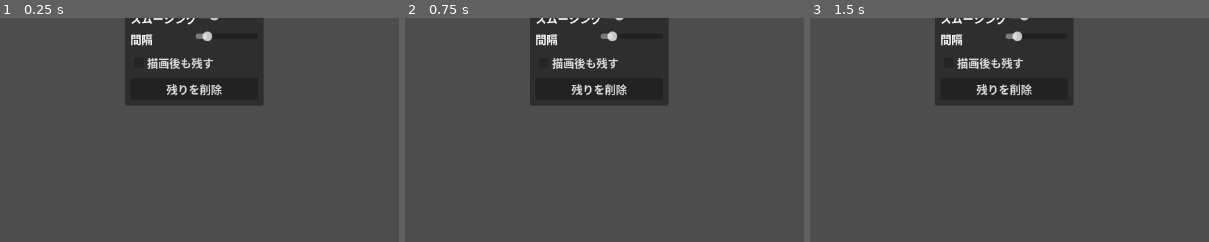
Above: before the commit, frames 1-3 (left to right).
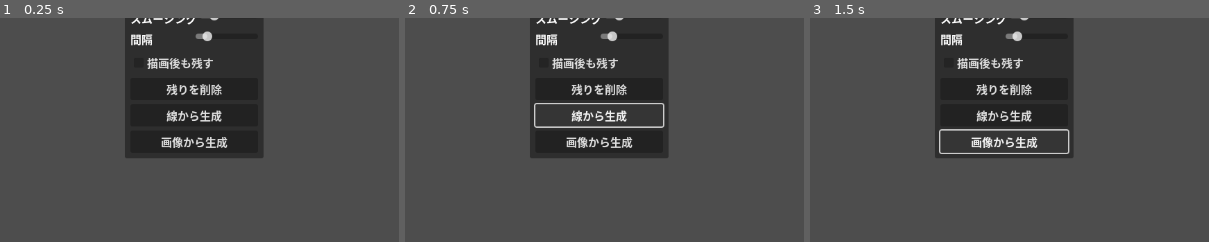
Above: after the commit, the same moments.

Repository: UnchiBurio/peintosoftGodot
Game: Godot game, scene res://Main.tscn
Two runs of this game, one before a commit and one after it. Both use one fixed random seed, a clock stepped at 60 frames per second and the inputs below.
Inputs (mouse positions are % of the whole screen's width and height, from its top left):
- Up to frame 1 (0.25 s): no input
- Up to frame 2 (0.75 s): click (24, 71) at 0.5 s, where only the run after the commit has a clickable "線から生成"
- Up to frame 3 (1.5 s): click (24, 77) at 1.25 s, where only the run after the commit has a clickable "画像から生成"
The pictures show only the part of the screen within x 0-50%, y 49-99%; the shares and areas given below are measured in that part.

The runs differ from the first frame. In frame 1, 7.8% of the frame differs, in the area x 31-66%, y 38-63%; in frame 2, 5.7%; in frame 3, 5.2%.
Error after the commit: Parse Error: Could not parse global class "CanvasInput" from "res://canvas/CanvasInput.gd". (res://canvas/PaintCanvas.gd:102)

Commit message:
Add image-based crosshair trail generation

Diff:
--- a/Main.gd
+++ b/Main.gd
@@ -22,6 +22,8 @@
 @onready var crosshair_trail_interval_slider: HSlider = $CrosshairWindow/MarginContainer/VBoxContainer/CrosshairTrailIntervalRow/CrosshairTrailIntervalSlider
 @onready var crosshair_trail_persist_checkbox: CheckBox = $CrosshairWindow/MarginContainer/VBoxContainer/CrosshairTrailPersistCheckBox
 @onready var crosshair_trail_clear_button: Button = $CrosshairWindow/MarginContainer/VBoxContainer/CrosshairTrailClearButton
+@onready var crosshair_trail_generate_button: Button = $CrosshairWindow/MarginContainer/VBoxContainer/CrosshairTrailGenerateButton
+@onready var crosshair_trail_generate_from_image_button: Button = $CrosshairWindow/MarginContainer/VBoxContainer/CrosshairTrailGenerateFromImageButton
 
 var active_paint_canvas: Node2D = null
 
@@ -504,3 +506,11 @@
 func _on_crosshair_trail_clear_pressed() -> void:
 	if active_paint_canvas and active_paint_canvas.has_method("clear_crosshair_trail"):
 		active_paint_canvas.clear_crosshair_trail()
+
+func _on_crosshair_trail_generate_pressed() -> void:
+	if active_paint_canvas and active_paint_canvas.has_method("generate_crosshair_trail_from_strokes"):
+		active_paint_canvas.generate_crosshair_trail_from_strokes(directional_crosshair_trail_interval)
+
+func _on_crosshair_trail_generate_from_image_pressed() -> void:
+	if active_paint_canvas and active_paint_canvas.has_method("generate_crosshair_trail_from_canvas_image"):
+		active_paint_canvas.generate_crosshair_trail_from_canvas_image(directional_crosshair_trail_interval)
--- a/Main.tscn
+++ b/Main.tscn
@@ -306,6 +306,14 @@
 [node name="CrosshairTrailClearButton" type="Button" parent="CrosshairWindow/MarginContainer/VBoxContainer"]
 layout_mode = 2
 text = "残りを削除"
+
+[node name="CrosshairTrailGenerateButton" type="Button" parent="CrosshairWindow/MarginContainer/VBoxContainer"]
+layout_mode = 2
+text = "線から生成"
+
+[node name="CrosshairTrailGenerateFromImageButton" type="Button" parent="CrosshairWindow/MarginContainer/VBoxContainer"]
+layout_mode = 2
+text = "画像から生成"
 
 [connection signal="pressed" from="ToolWindow/MarginContainer/VBoxContainer/BrushButton" to="." method="_on_brush_button_pressed"]
 [connection signal="pressed" from="ToolWindow/MarginContainer/VBoxContainer/EraserButton" to="." method="_on_eraser_button_pressed"]
@@ -324,3 +332,5 @@
 [connection signal="value_changed" from="CrosshairWindow/MarginContainer/VBoxContainer/CrosshairTrailIntervalRow/CrosshairTrailIntervalSlider" to="." method="_on_crosshair_trail_interval_changed"]
 [connection signal="toggled" from="CrosshairWindow/MarginContainer/VBoxContainer/CrosshairTrailPersistCheckBox" to="." method="_on_crosshair_trail_persist_toggled"]
 [connection signal="pressed" from="CrosshairWindow/MarginContainer/VBoxContainer/CrosshairTrailClearButton" to="." method="_on_crosshair_trail_clear_pressed"]
+[connection signal="pressed" from="CrosshairWindow/MarginContainer/VBoxContainer/CrosshairTrailGenerateButton" to="." method="_on_crosshair_trail_generate_pressed"]
+[connection signal="pressed" from="CrosshairWindow/MarginContainer/VBoxContainer/CrosshairTrailGenerateFromImageButton" to="." method="_on_crosshair_trail_generate_from_image_pressed"]
--- a/canvas/CanvasInput.gd
+++ b/canvas/CanvasInput.gd
@@ -53,6 +53,7 @@
 		elif paint_canvas.is_drawing and paint_canvas._is_position_in_canvas(last_input_position):
 			paint_canvas.commit_line(paint_canvas.last_draw_position, last_input_position, _get_stroke_color_for_tool(main), Main.stroke_width)
 			paint_canvas.last_draw_position = last_input_position
+			paint_canvas.append_stroke_point(last_input_position)
 		elif is_connecting_points:
 			connection_end_point = last_input_position
 			paint_canvas.queue_redraw()
@@ -139,16 +140,17 @@
 								if edge != Vector2.ZERO:
 									paint_canvas._start_resize(edge, event.position)
 							else:
-								if main.current_tool == Main.Tool.FILL:
-									if paint_canvas.is_valid_draw_position(local_pos):
-										paint_canvas.start_stroke_recording()
-										paint_canvas.fill_at(local_pos, _get_stroke_color_for_tool(main))
-										paint_canvas.finish_stroke_recording()
+									if main.current_tool == Main.Tool.FILL:
+										if paint_canvas.is_valid_draw_position(local_pos):
+											paint_canvas.start_stroke_recording()
+											paint_canvas.fill_at(local_pos, _get_stroke_color_for_tool(main))
+											paint_canvas.finish_stroke_recording()
 									paint_canvas.get_viewport().set_input_as_handled()
 									return
 								if !paint_canvas.is_drawing:
 									paint_canvas.start_stroke_recording()
 									paint_canvas.commit_line(local_pos, local_pos, _get_stroke_color_for_tool(main), Main.stroke_width)
+									paint_canvas.start_stroke_path(local_pos)
 									if paint_canvas.show_directional_crosshair:
 										paint_canvas.start_crosshair_trail(local_pos)
 								paint_canvas.is_drawing = true
@@ -165,6 +167,7 @@
 									paint_canvas.commit_line(local_pos, local_pos, _get_stroke_color_for_tool(main), Main.stroke_width)
 								if paint_canvas.show_directional_crosshair:
 									paint_canvas.finish_crosshair_trail()
+								paint_canvas.finish_stroke_path()
 								paint_canvas.finish_stroke_recording()
 
 						paint_canvas.get_viewport().set_input_as_handled()
--- a/canvas/PaintCanvas.gd
+++ b/canvas/PaintCanvas.gd
@@ -88,8 +88,8 @@
 		angle = mark_angle
 
 # 描画関連の変数
-var stroke_history: Array = []
-var current_stroke: Array = []
+var stroke_history: Array[PackedVector2Array] = []
+var current_stroke: PackedVector2Array = PackedVector2Array()
 var undo_stack: Array = []
 var redo_stack: Array = []
 var is_recording_stroke: bool = false
@@ -257,6 +257,91 @@
 func _add_crosshair_trail_mark(position: Vector2, angle: float) -> void:
 	directional_crosshair_trail_marks.append(CrosshairTrailMark.new(position, angle))
 	queue_redraw()
+
+func start_stroke_path(position: Vector2) -> void:
+	current_stroke = PackedVector2Array([position])
+
+func append_stroke_point(position: Vector2) -> void:
+	if current_stroke.is_empty():
+		current_stroke = PackedVector2Array([position])
+		return
+	if current_stroke[current_stroke.size() - 1].is_equal_approx(position):
+		return
+	current_stroke.append(position)
+
+func finish_stroke_path() -> void:
+	if current_stroke.size() > 1:
+		stroke_history.append(current_stroke.duplicate())
+	current_stroke = PackedVector2Array()
+
+func generate_crosshair_trail_from_strokes(interval: float) -> void:
+	if interval <= 0.0:
+		return
+	directional_crosshair_trail_marks.clear()
+	for stroke in stroke_history:
+		if stroke.size() < 2:
+			continue
+		var distance_accumulator := 0.0
+		var last_pos := stroke[0]
+		for i in range(1, stroke.size()):
+			var next_pos = stroke[i]
+			var segment = next_pos - last_pos
+			var segment_length = segment.length()
+			if segment_length <= 0.0:
+				continue
+			var direction = segment / segment_length
+			var remaining = segment_length
+			var current_pos = last_pos
+			while distance_accumulator + remaining >= interval:
+				var distance_needed = interval - distance_accumulator
+				var mark_position = current_pos + direction * distance_needed
+				_add_crosshair_trail_mark(mark_position, direction.angle())
+				current_pos = mark_position
+				remaining -= distance_needed
+				distance_accumulator = 0.0
+			if remaining > 0.0:
+				distance_accumulator += remaining
+				current_pos += direction * remaining
+			last_pos = current_pos
+	queue_redraw()
+
+func generate_crosshair_trail_from_canvas_image(interval: float, edge_threshold: float = 0.15, alpha_threshold: float = 0.1) -> void:
+	if interval <= 0.0:
+		return
+	var image = _create_canvas_image()
+	var width = image.get_width()
+	var height = image.get_height()
+	var cell_size = max(1.0, interval)
+	var occupied_cells: Dictionary = {}
+	directional_crosshair_trail_marks.clear()
+	image.lock()
+	for y in range(1, height - 1):
+		for x in range(1, width - 1):
+			var color = image.get_pixel(x, y)
+			if color.a < alpha_threshold:
+				continue
+			var left = image.get_pixel(x - 1, y)
+			var right = image.get_pixel(x + 1, y)
+			var up = image.get_pixel(x, y - 1)
+			var down = image.get_pixel(x, y + 1)
+			var gradient = Vector2(_luminance(right, alpha_threshold) - _luminance(left, alpha_threshold),
+				_luminance(down, alpha_threshold) - _luminance(up, alpha_threshold))
+			if gradient.length() < edge_threshold:
+				continue
+			var cell = Vector2i(int(floor(float(x) / cell_size)), int(floor(float(y) / cell_size)))
+			if occupied_cells.has(cell):
+				continue
+			occupied_cells[cell] = true
+			var tangent = Vector2(-gradient.y, gradient.x)
+			var angle = 0.0 if tangent.length_squared() <= 0.000001 else tangent.angle()
+			_add_crosshair_trail_mark(Vector2(x, y), angle)
+	image.unlock()
+	queue_redraw()
+
+func _luminance(color: Color, alpha_threshold: float) -> float:
+	if color.a < alpha_threshold:
+		return 0.0
+	return color.r * 0.2126 + color.g * 0.7152 + color.b * 0.0722
 
 func _draw_resize_handles():
 	var handle_color = Color(0.2, 0.6, 1.0, 0.8)
